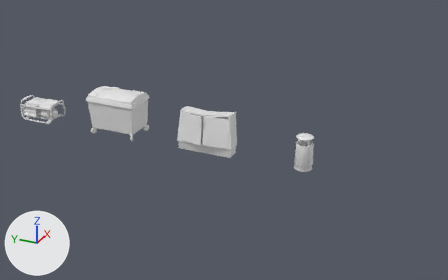
The FBX model Assets/models/environment/props/usable_props.fbx as it was, and as the next commit left it.
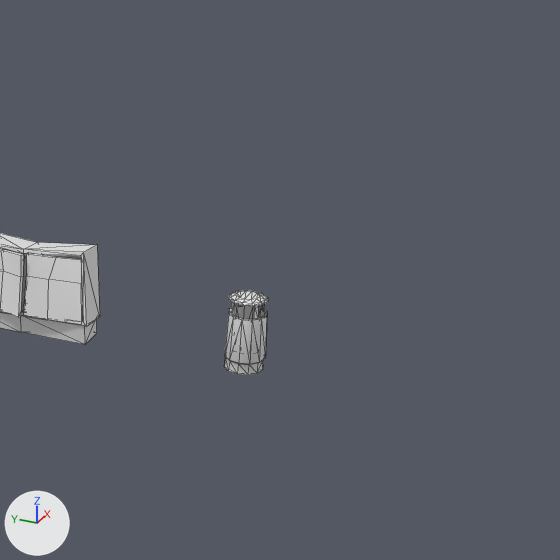
Each version is shown whole from a 50 mm camera at (-10.04, -8.91, 5.28) aimed at (-0.01, -4.4, 0.27), then close up on the part from 43% to 100% of the width and 0% to 92% of the height. Lighting does not change. The marker at lower left points along +X, +Y and +Z. The close-ups show mesh edges as thin lines. Where no turn or scale is listed for an object, it has been applied to the vertices.

Objects in the first close-up: 'elec_cabin', 'elec_cabin.001', 'thrash_cylinder'.
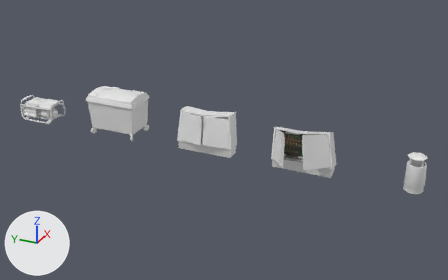
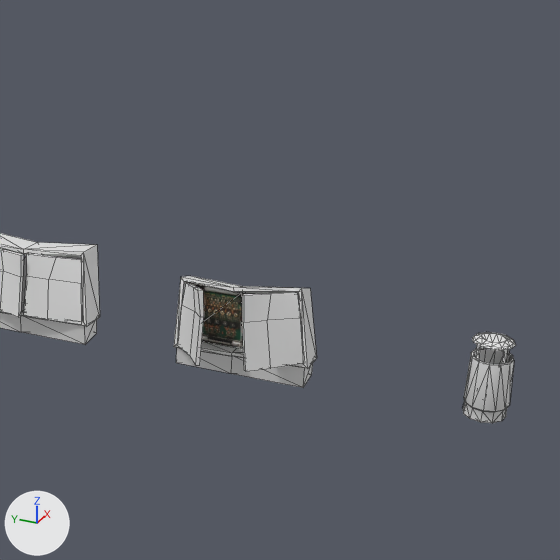
Commit message: props update

Where the change shows, as pixel boxes (x1, y1, x2, y2) in the close-ups (560 x 560 px):
'thrash_cylinder', moved
    before: (224, 290, 268, 375)
    after: (463, 332, 516, 423)
'elec_cabin.005', added
    after: (177, 283, 304, 371)
'elec_cabin.004', added
    after: (174, 276, 317, 388)
'elec_cabin_fuses', added
    after: (187, 282, 245, 348)

The edits, one by one:
Picture 'TexturesCom_Electronics0061_N.png' (img_texturescom_electronics0061_n_png) is new.
Picture 'TexturesCom_Electronics0061_D.jpg' (img_texturescom_electronics0061_d_jpg) is new.
Material 'elec_cabin_fuses' (mat_elec_cabin_fuses) is new.
Uses the picture img_texturescom_electronics0061_d_jpg.
Uses the picture img_texturescom_electronics0061_n_png.
Mesh me_cube_014 is new.
It has 36 vertices, 32 faces and spans x -0.536..0.048, y -0.563..0.536, z -0.289..0.393.
It uses material mat_elec_cabin (white #e7e7e7).
Mesh me_plane_003 is new.
It has 6 vertices, 4 faces and spans x -0.033..0.004, y -0.531..0.534, z -0.234..0.329.
It uses material mat_elec_cabin_fuses.
Mesh me_cube_013 is new.
It has 36 vertices, 68 faces and spans x -0.185..0.206, y -0.614..0.554, z 0.0..0.846.
It uses material mat_elec_cabin (white #e7e7e7).
Object 'thrash_cylinder' (ob_thrash_cylinder) moves from (0.006, -6.0, 0.0) to (0.006, -8.0, 0.0).
Object 'elec_cabin.005' (ob_elec_cabin_005) is new; it shows me_cube_014.
Its location is (-0.14, -6.022, 0.485).
Object 'elec_cabin_fuses' (ob_elec_cabin_fuses) is new; it shows me_plane_003.
Its location is (-0.041, -5.997, 0.425).
Object 'elec_cabin.004' (ob_elec_cabin_004) is new; it shows me_cube_013.
Its location is (-0.041, -6.0, 0.002).
